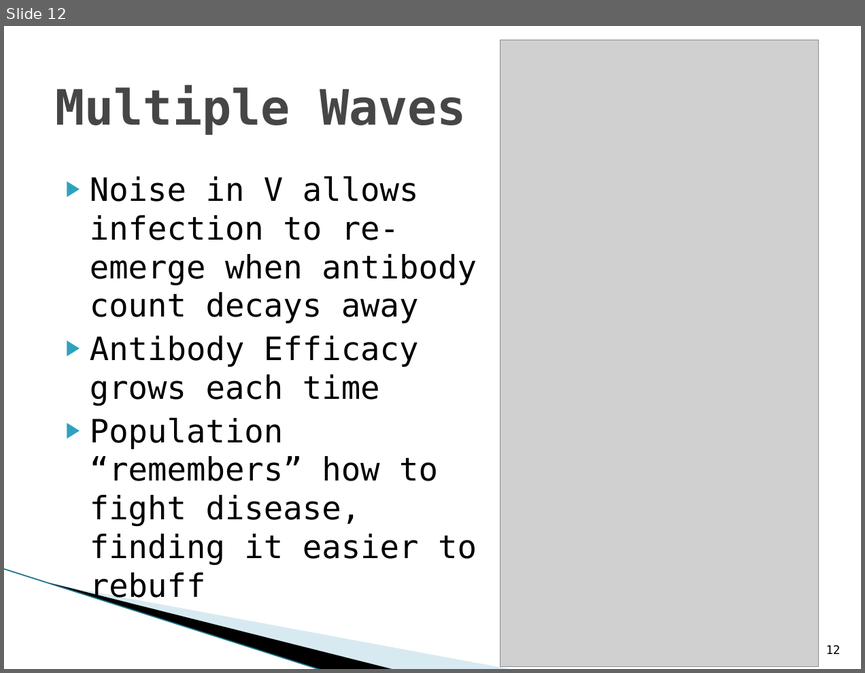
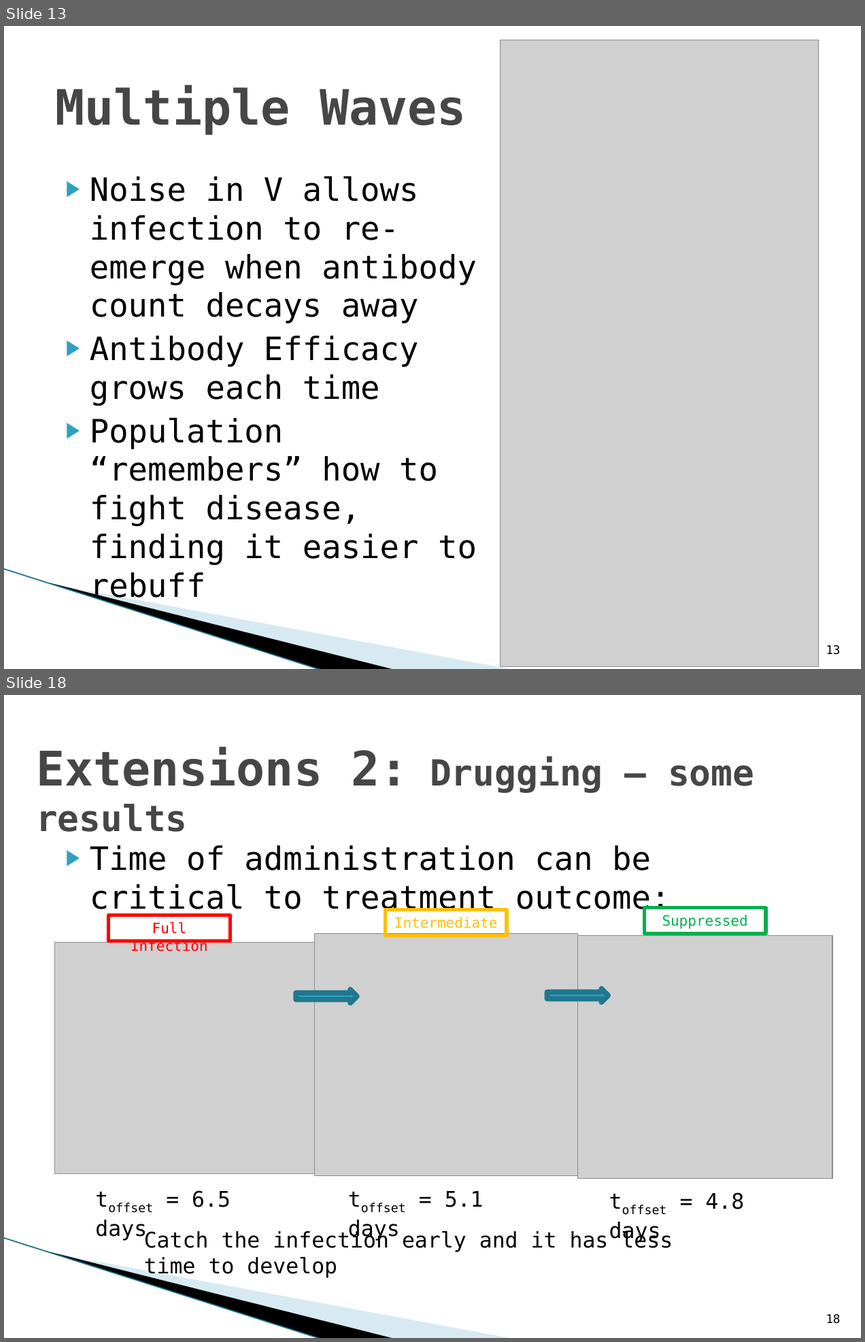
Before and after one commit to jleem10/GroupD_Phase2, a slide deck: Presentation.pptx. Shown one above the other, each under a label of ours: slide 12 before the commit, slides 13 and 18 after it; the slides between them are not shown. The pictures are 865x673 and 865x1342 pixels, drawn with LibreOffice and Linux fonts; fonts in the diff are those of the drawing; grey boxes stand for pictures; background and template pictures are left out. Boxes give left, top, right and bottom in pixels: in the first picture for what was removed or moved away, otherwise in the second. Text is boxed around its words. In the diff, an @@ line names an element or a change of style, - is before the commit and + after.

```diff
--- a/Presentation.pptx
+++ b/Presentation.pptx
@@ slide 18 added at [4, 695, 861, 1338], background #FFFFFF; not listed: 3 template elements that a slide beside it also shows @@
@@ text added at [36, 747, 754, 832], 30.2 pt, text #464646, bold @@
+Extensions 2: Drugging – some results
@@ text added at [90, 845, 670, 915], 27 pt, text #000000 @@
+▶ Time of administration can be critical to treatment outcome:
@@ rectangle added at [109, 915, 230, 941], outline #FF0000 3 pt, 12 pt, text #FF0000 @@
+Full Infection
@@ rectangle added at [385, 909, 507, 935], outline #FFC000 3 pt, 12 pt, text #FFC000 @@
+Intermediate
@@ rectangle added at [644, 907, 766, 933], outline #00B050 3 pt, 12 pt, text #00B050 @@
+Suppressed
@@ picture added at [314, 933, 577, 1175] @@
@@ picture added at [577, 936, 832, 1178] @@
@@ picture added at [54, 942, 317, 1173] @@
@@ right arrow added at [296, 989, 357, 1004], fill #2DA2BF, outline #21788D 4.33 pt @@
@@ right arrow added at [547, 989, 608, 1002], fill #2DA2BF, outline #21788D 4.33 pt @@
@@ text added at [95, 1190, 230, 1240], 18 pt, text #000000 @@
+toffset = 6.5 days
@@ text added at [348, 1191, 483, 1240], 18 pt, text #000000 @@
+toffset = 5.1 days
@@ text added at [609, 1192, 744, 1242], 18 pt, text #000000 @@
+toffset = 4.8 days
@@ text added at [144, 1229, 672, 1278], 18 pt, text #000000 @@
+Catch the infection early and it has less time to develop
@@ page number added at [826, 1314, 840, 1323], 10 pt, text #000000 @@
+18
@@ what was slide 12 is now slide 13 @@
@@ page number at [826, 645, 840, 654]: text changed @@
-12
+13
```
Also in this commit, not shown: 5 other slides added, 1 slide removed.
